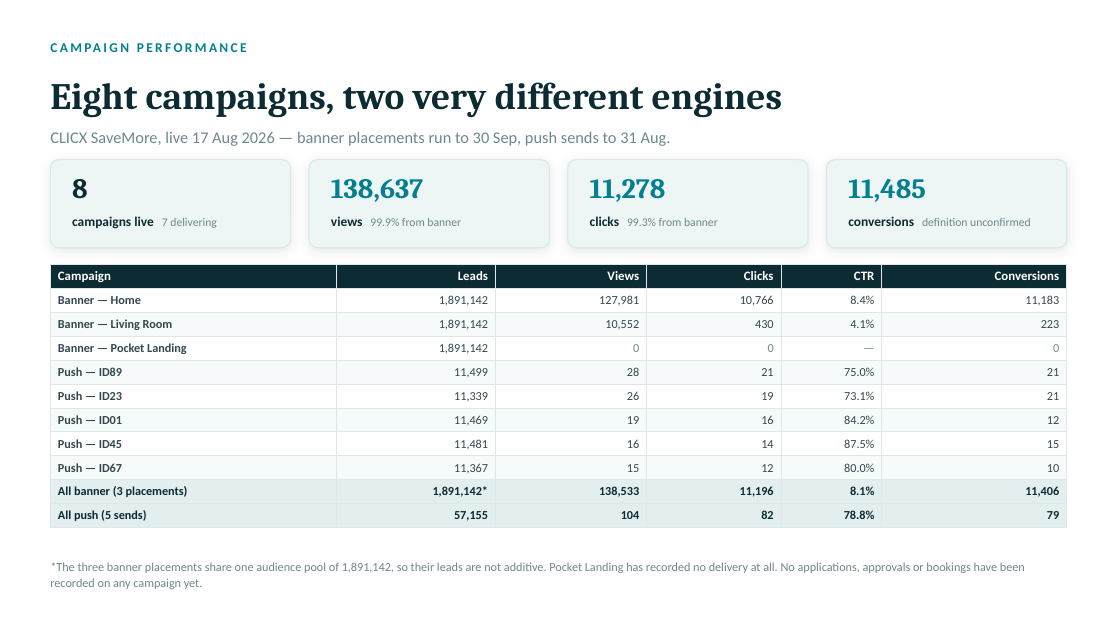
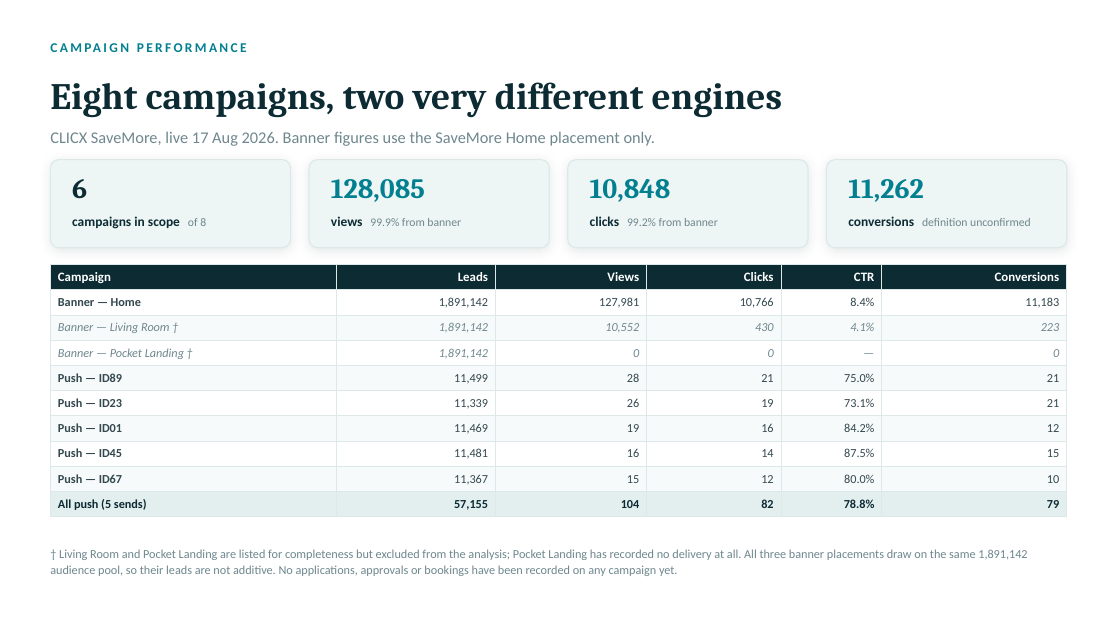
Before and after one commit to hweisim/claude_code, a slide deck: slide 8 of decks/campaign_funnel_summary.pptx. Drawn at 1120x630 pixels with LibreOffice and Linux fonts; fonts in the diff are those of the drawing. Boxes give left, top, right and bottom in pixels: in the first picture for what was removed or moved away, otherwise in the second. Text is boxed around its words. In the diff, an @@ line names an element or a change of style, - is before the commit and + after.

```diff
--- a/decks/campaign_funnel_summary.pptx
+++ b/decks/campaign_funnel_summary.pptx
@@ text at (x1=50, y1=131, x2=655, y2=146): text changed @@
-CLICX SaveMore, live 17 Aug 2026 — banner placements run to 30 Sep, push sends to 31 Aug.
+CLICX SaveMore, live 17 Aug 2026. Banner figures use the SaveMore Home placement only.
@@ text at (x1=72, y1=179, x2=87, y2=199): text changed @@
-8
+6
@@ text at (x1=331, y1=179, x2=425, y2=202): text changed @@
-138,637
+128,085
@@ text at (x1=590, y1=179, x2=671, y2=202): text changed @@
-11,278
+10,848
@@ text at (x1=848, y1=179, x2=924, y2=202): text changed @@
-11,485
+11,262
@@ text at (x1=72, y1=216, x2=206, y2=229): text changed @@
-campaigns live 7 delivering
+campaigns in scope of 8
@@ table at (x1=50, y1=265, x2=1067, y2=514) @@
-row 3, column 1: Banner — Living Room
+row 3, column 1: Banner — Living Room †
-row 4, column 1: Banner — Pocket Landing
+row 4, column 1: Banner — Pocket Landing †
-row 10: All banner (3 placements) | 1,891,142* | 138,533 | 11,196 | 8.1% | 11,406
@@ text at (x1=50, y1=549, x2=1027, y2=576): text changed @@
-*The three banner placements share one audience pool of 1,891,142, so their leads are not additive. Pocket Landing has recorded no delivery at all. No applications, approvals or bookings have been recorded on any campaign yet.
+† Living Room and Pocket Landing are listed for completeness but excluded from the analysis; Pocket Landing has recorded no delivery at all. All three banner placements draw on the same 1,891,142 audience pool, so their leads are not additive. No applications, approvals or bookings have been recorded on any campaign yet.
```
Also in this commit, not shown: 1 other slide changed, 1 other file.
